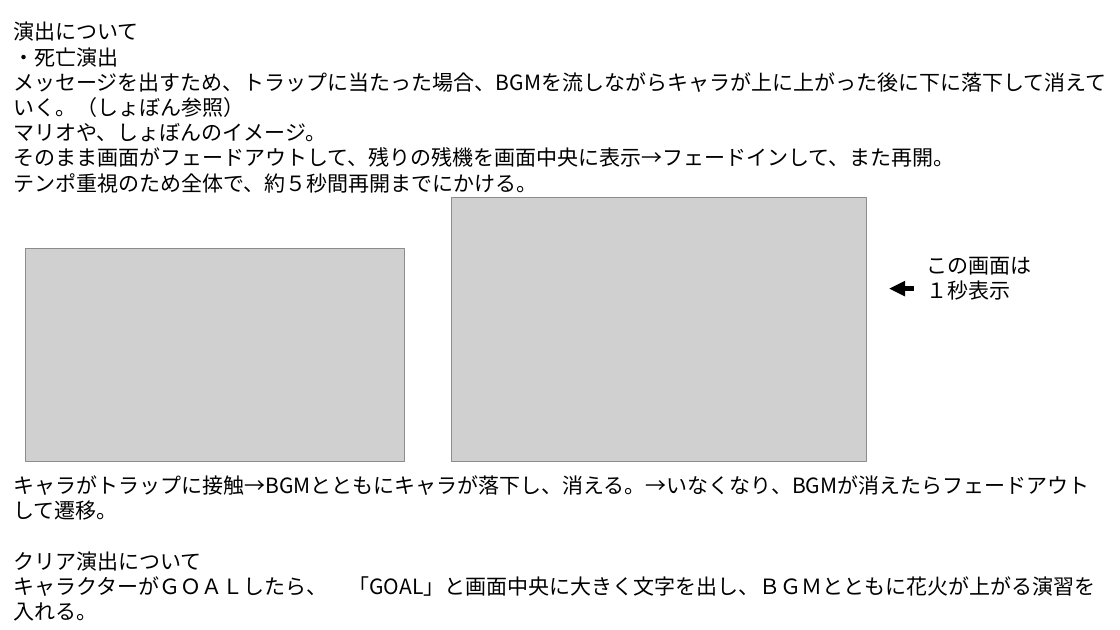
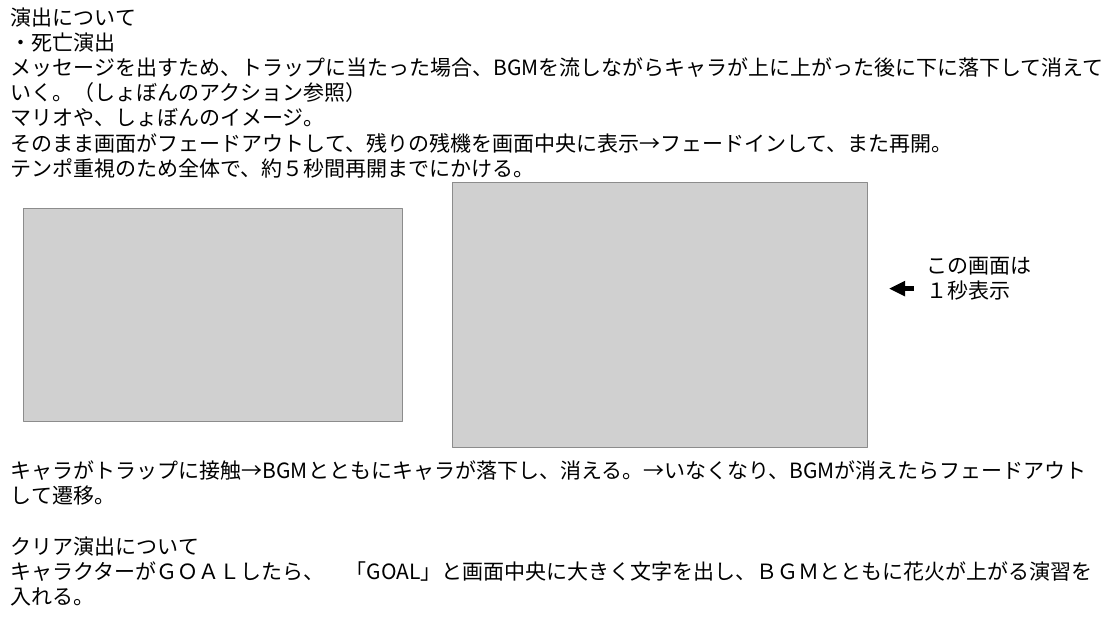
Before and after one commit to Cucumberrole/OmaenihaMuri_C2, a slide deck: slide 9 of Document/新規トラップ案 1.pptx. Drawn at 1120x630 pixels with LibreOffice and Linux fonts; fonts in the diff are those of the drawing; grey boxes stand for pictures. Boxes give left, top, right and bottom in pixels: in the first picture for what was removed or moved away, otherwise in the second. Text is boxed around its words. In the diff, an @@ line names an element or a change of style, - is before the commit and + after.

Commit message:
バグってたので、もう一回書き直しました。

```diff
--- a/Document/新規トラップ案 1.pptx
+++ b/Document/新規トラップ案 1.pptx
@@ text "演出について": place and size @@
-text "演出について" at box(13, 21, 1106, 596)
+text "演出について" at box(11, 7, 1104, 581)
@@ text at box(11, 57, 1104, 102): text changed @@
-メッセージを出すため、トラップに当たった場合、BGMを流しながらキャラが上に上がった後に下に落下して消えていく。（しょぼん参照）
+メッセージを出すため、トラップに当たった場合、BGMを流しながらキャラが上に上がった後に下に落下して消えていく。（しょぼんのアクション参照）
@@ picture: place and size @@
-picture at box(26, 249, 405, 461)
+picture at box(24, 208, 402, 421)
@@ picture: place and size @@
-picture at box(451, 197, 867, 461)
+picture at box(452, 183, 868, 447)
```
Also in this commit, not shown: 5 other slides changed, 8 other files.
